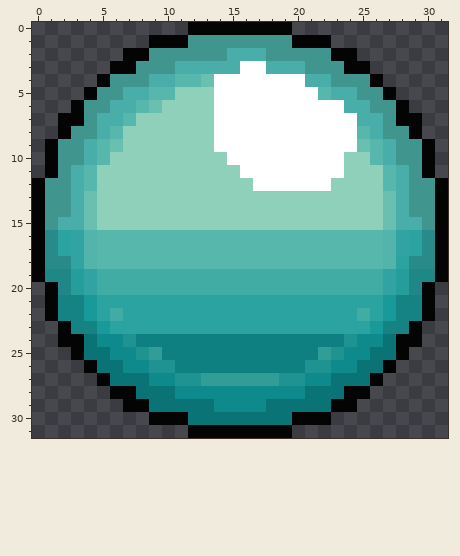
Pixel-art sprite: Assets/Sprites/azul08.png. The first picture shows the starting point.
Colours within 5 levels of each other are drawn and written as one.
And afterwards:
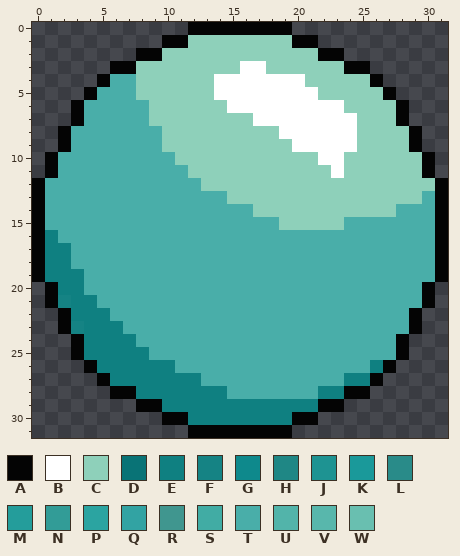
Palette (. is transparent): A #040404  B #ffffff  C #8ed0ba  D #097376  E #0f8081  F #158384  G #0e898c  H #1f8785  J #1e9392  K #1a999a  L #298b89  M #249d9b  N #329c97  P #2ba4a1  Q #32a3a3  R #40968f  S #41aca4  T #49aea9  U #52b4aa  V #58b7ac  W #69bfb0
Change:
file 128x128 -> 32x32 pixels (blocks of 4x4 -> 1x1; one block is one cell here)
Changed rows in their new state; - is an unchanged pixel.
first column x 1:
 1 --------.--CCCCCCCC--.--------
 2 ------.-ACCCCCCCCCCCCA-.------
 3 -------CCCCCCCC--CCCCCC-------
 4 -----TTCCCCCC-------CCCCC-----
 5 ----TT-CCC-----------CCCCC----
 6 ---TT--TC----C---------CCCC---
 7 -.-T--TT-----CCC--------CCC-.-
 8 --TT-TTTT----CCCCC------CCCC--
 9 .AT-TTTTT----CCCCCC-----CCCCA.
10 -TT-TTTTTT----CCCCCCC----CCCC-
11 -T-TTTTTTTT----CCCCCCC----CCC-
12 TT-TTTTTTTTT----CCCCCC----CCCC
13 TT-TTTTTTTTTTT------------CCCT
14 TT-TTTTTTTTTTTTT----------C-TT
15 T--TTTTTTTTTTTTTTT-----TTTT--T
16 ETTTTTTTTTTTTTTTTTTTTTTTTTTTTT
17 EETTTTTTTTTTTTTTTTTTTTTTTTTTTT
18 EETTTTTTTTTTTTTTTTTTTTTTTTTTTT
19 EEETTTTTTTTTTTTTTTTTTTTTTTTTTT
20 -EETTTTTTTTTTTTTTTTTTTTTTTTTT-
21 --EETTTTTTTTTTTTTTTTTTTTTTTTT-
22 .AEEETTTTTTTTTTTTTTTTTTTTTTTA.
23 ---EEETTTTTTTTTTTTTTTTTTTTTT--
24 -.-EEEETTTTTTTTTTTTTTTTTTTT-.-
25 ---EEEEETTTTTTTTTTTTTTTTTTT---
26 ----EEEEEETTTTTTTTTTTTTTTE----
27 -----EEEEEEETTTTTTTTTTTEE-----
28 -------EEEEEEETTTTTTTEE-------
29 ------.-AEEEEEEEEEEEEA-.------
30 --------.--EEEEEEEE--.--------
Where, in picture pixels (left, top, right, bottom), the same in both pictures:
changed: (45, 35, 435, 425)
